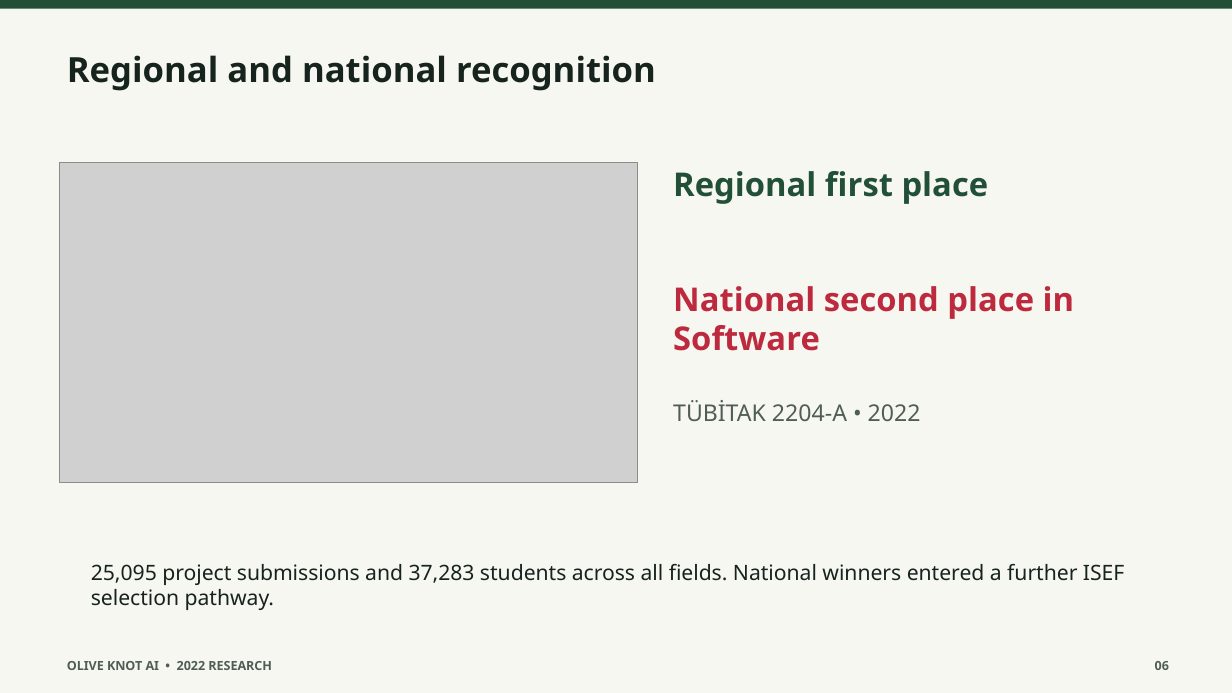
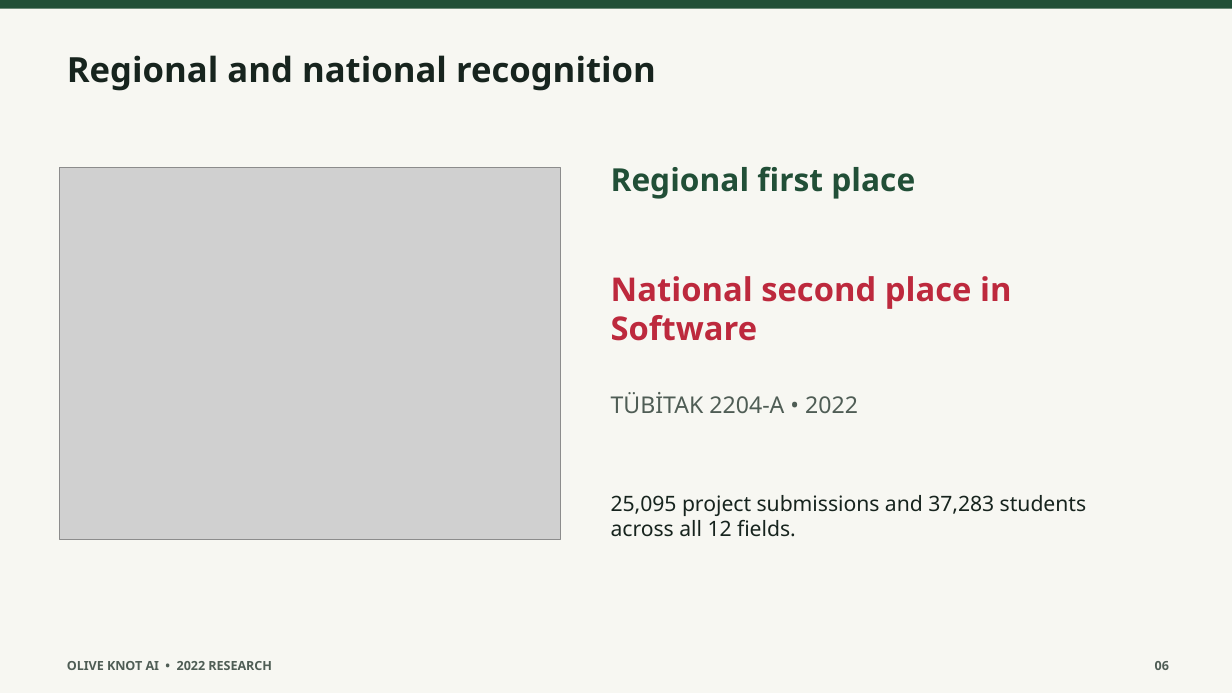
Before and after one commit to erudaperu/erudaperu, a slide deck: slide 6 of research/olive-knot-ai/media/public-presentation.pptx. Drawn at 1232x693 pixels with LibreOffice and Linux fonts; fonts in the diff are those of the drawing; grey boxes stand for pictures. Boxes give left, top, right and bottom in pixels: in the first picture for what was removed or moved away, otherwise in the second. Text is boxed around its words. In the diff, an @@ line names an element or a change of style, - is before the commit and + after.

```diff
--- a/research/olive-knot-ai/media/public-presentation.pptx
+++ b/research/olive-knot-ai/media/public-presentation.pptx
@@ text "Regional first place" moved from (x1=673, y1=171, x2=989, y2=204) to (x1=611, y1=166, x2=915, y2=199) @@
@@ text "Regional first place" at (x1=611, y1=166, x2=915, y2=199): size 25.5 to 24.8 pt @@
@@ picture resized from (x1=60, y1=162, x2=638, y2=482) to (x1=60, y1=167, x2=561, y2=540) @@
@@ text "National second place in Software" moved from (x1=673, y1=286, x2=1074, y2=351) to (x1=611, y1=276, x2=1011, y2=341) @@
@@ text "TÜBİTAK 2204-A • 2022" moved from (x1=673, y1=400, x2=921, y2=421) to (x1=611, y1=392, x2=858, y2=413) @@
@@ text at (x1=611, y1=495, x2=1086, y2=537): text changed @@
-25,095 project submissions and 37,283 students across all fields. National winners entered a further ISEF selection pathway.
+25,095 project submissions and 37,283 students across all 12 fields.
```
Also in this commit, not shown: 2 other slides changed, 9 other files.
